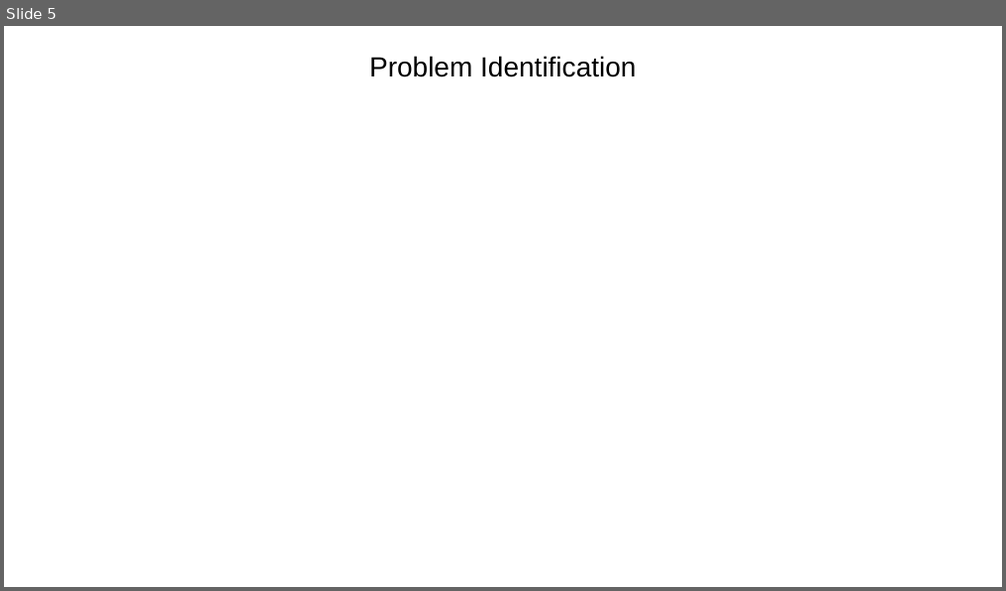
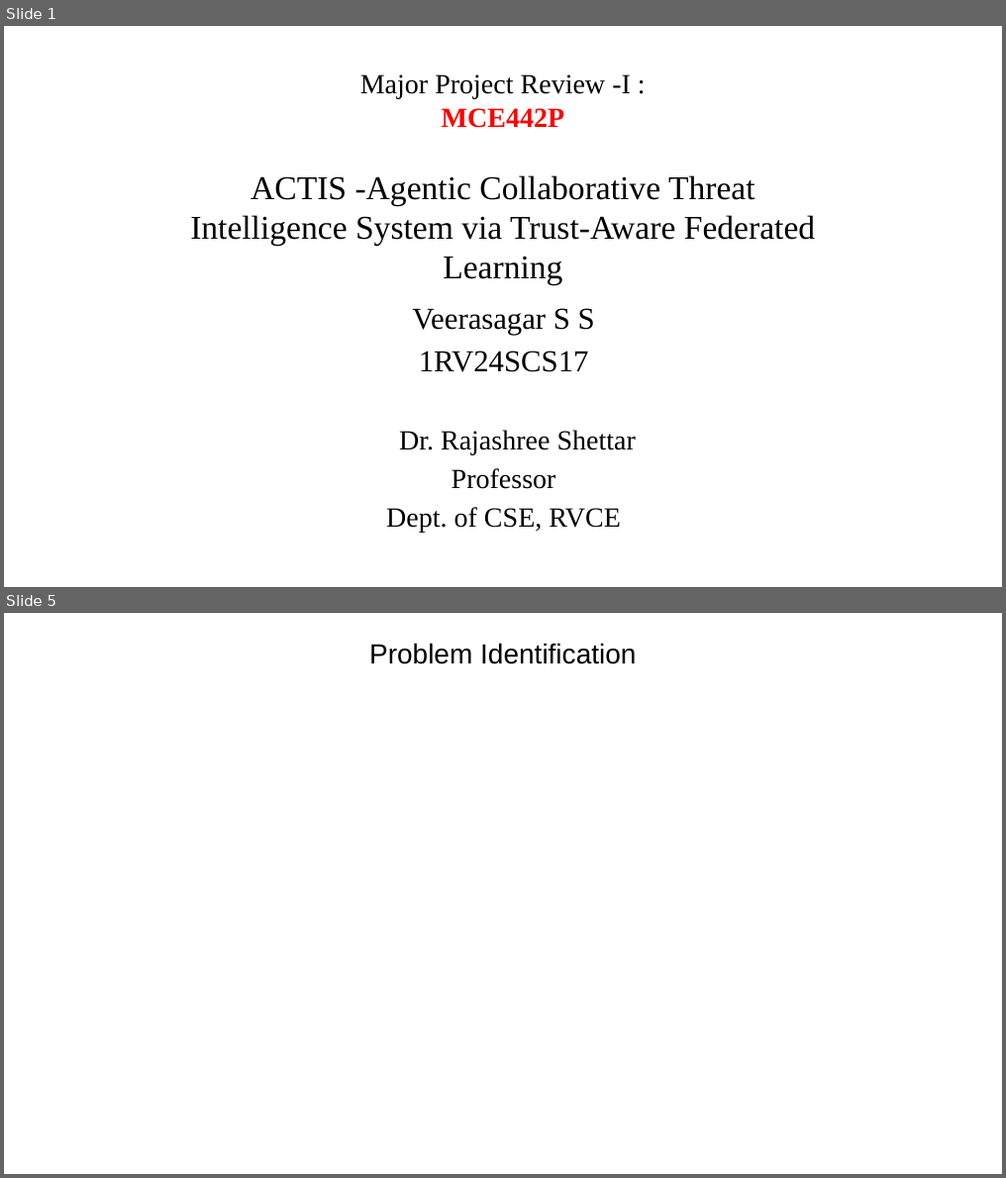
Before and after one commit to veerasagar/ACTIS-MCE442P, a slide deck: docs/ppt/ACTIS-Phase-1.pptx. Shown one above the other, each under a label of ours: slide 5 before the commit, slides 1 and 5 after it; the slides between them are not shown. The pictures are 1006x591 and 1006x1178 pixels, drawn with LibreOffice and Linux fonts; fonts in the diff are those of the drawing; background and template pictures are left out. Boxes give left, top, right and bottom in pixels: in the first picture for what was removed or moved away, otherwise in the second. Text is boxed around its words. In the diff, an @@ line names an element or a change of style, - is before the commit and + after.

```diff
--- a/docs/ppt/ACTIS-Phase-1.pptx
+++ b/docs/ppt/ACTIS-Phase-1.pptx
@@ slide 1 added at (4, 26, 1002, 587), background picture (left out) @@
@@ text added at (190, 75, 815, 285), 24 pt, text #000000 @@
+Major Project Review -I :
+MCE442P
+ACTIS -Agentic Collaborative Threat Intelligence System via Trust-Aware Federated Learning
@@ text added at (386, 308, 636, 533), 20 pt, text #000000 @@
+Veerasagar S S
+1RV24SCS17
+Dr. Rajashree Shettar
+Professor
+Dept. of CSE, RVCE
```
Also in this commit, not shown: 3 slides changed, 1 slide removed.
